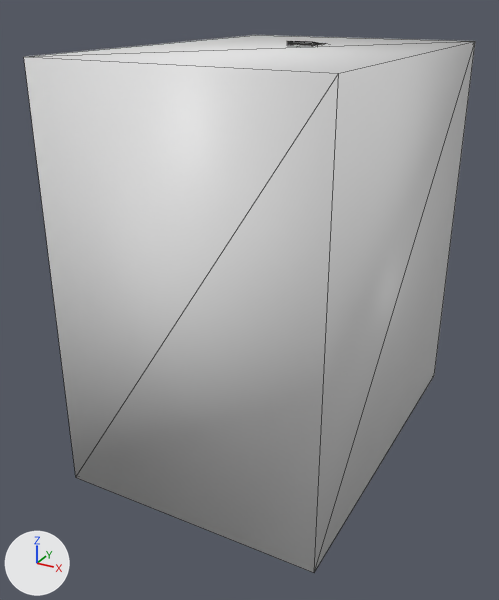
One commit to the glTF model assets/models/mascara.glb: the scene before it, then after it.
The view is the same before and after, from a 50 mm lens placed at (0.204, -0.404, 0.305), pointed at (-0.007, -0.022, 0.114). Lighting does not change. The marker at lower left points along +X, +Y and +Z. The first picture is the older version. Mesh edges are drawn as thin lines. Where no turn or scale is listed for an object, it has been applied to the vertices. Vertices at exactly the same position are counted once.

In view in the first picture: 'careta', 'mascara-colcaja'.
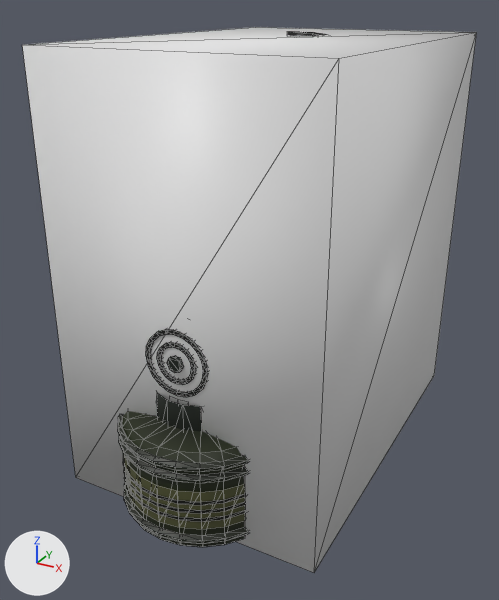
Commit message: Corrige la máscara: la careta atravesaba la válvula

The change, as a list of edits to the scene's bpy script:
```text
Change me_careta:
    used by ob_careta; location = (0.0, 0.0, 0.0)
    remove me_careta.from_pydata(...)  # 1030 vertices, 1974 faces; spans x -0.085..0.086, y -0.096..0.135, z 0.045..0.279
    add me_careta.from_pydata(...)  # 1030 vertices, 1974 faces; spans x -0.085..0.086, y -0.125..0.135, z 0.046..0.284
    me_careta part 1: the loose piece of 44 vertices spanning x -0.009..0.01, y 0.034..0.134, z 0.207..0.279 is moved by (0.0, 0.0, 0.006)
    me_careta part 2: 175 kept faces spanning x -0.067..0.064, y -0.125..0.133, z 0.055..0.21 get new vertex colours; the middle colour goes from dark grey #535852 to dark grey #585e57
    other edits to the shape of me_careta do not show in these pictures
Change me_mascara_colcaja:
    used by ob_mascara_colcaja; location = (0.0, 0.0, 0.0)
    remove me_mascara_colcaja.from_pydata(...)  # 8 vertices, 12 faces; spans x -0.09..0.09, y -0.12..0.14, z 0.0..0.276
    add me_mascara_colcaja.from_pydata(...)  # 8 vertices, 12 faces; spans x -0.09..0.09, y -0.12..0.14, z 0.0..0.282
    me_mascara_colcaja part 3: the whole mesh is scaled about the mesh origin by (1, 1, 1.02)
Change me_metal:
    used by ob_metal; location = (0.0, 0.0, 0.0)
    remove me_metal.from_pydata(...)  # 1083 vertices, 1640 faces; spans x -0.074..0.074, y -0.108..-0.001, z 0.0..0.232
    add me_metal.from_pydata(...)  # 1083 vertices, 1640 faces; spans x -0.075..0.075, y -0.147..-0.041, z 0.0..0.239
    me_metal part 4: the loose piece of 96 vertices spanning x -0.054..0.053, y -0.108..-0.001, z 0.008..0.014 is moved by (0.0, -0.04, 0.0)
    me_metal part 5: the loose piece of 96 vertices spanning x -0.054..0.053, y -0.108..-0.001, z 0.052..0.058 is moved by (0.0, -0.04, 0.0)
    me_metal part 6: the loose piece of 96 vertices spanning x -0.054..0.053, y -0.108..-0.001, z 0.06..0.066 is moved by (0.0, -0.04, 0.0)
    me_metal part 7: the loose piece of 48 vertices spanning x -0.052..0.049, y -0.106..-0.002, z 0.025..0.029 is moved by (0.0, -0.04, 0.0)
    me_metal part 8: the loose piece of 48 vertices spanning x -0.052..0.049, y -0.106..-0.002, z 0.031..0.036 is moved by (0.0, -0.04, 0.0)
    me_metal part 9: the loose piece of 48 vertices spanning x -0.052..0.049, y -0.106..-0.002, z 0.037..0.042 is moved by (0.0, -0.04, 0.0)
    me_metal part 10: the loose piece of 48 vertices spanning x -0.052..0.05, y -0.105..-0.002, z 0.019..0.046 is moved by (0.0, -0.04, 0.0)
    me_metal part 11: the loose piece of 146 vertices spanning x -0.051..0.051, y -0.105..-0.003, z 0.0..0.09 is moved by (0.0, -0.04, 0.0)
    me_metal part 12: the loose piece of 80 vertices spanning x -0.021..0.021, y -0.093..-0.09, z 0.093..0.135 is moved by (0.0, -0.028, 0.0)
    me_metal part 13: the loose piece of 80 vertices spanning x -0.013..0.013, y -0.093..-0.09, z 0.101..0.127 is moved by (0.0, -0.028, 0.0)
    me_metal part 14: the loose piece of 16 vertices spanning x -0.005..0.005, y -0.094..-0.09, z 0.109..0.119 is moved by (0.0, -0.028, 0.0)
    other edits to the shape of me_metal do not show in these pictures
```

What differs and where, as boxes [x1, y1, x2, y2] in the pictures (499 x 600 px; the box of a moved part takes in the faces that stretch with it):
'mascara-colcaja', rescaled
    before: [24, 35, 475, 573]
    after: [22, 27, 477, 573]
'metal', reshaped (not visible before)
    after: [118, 329, 248, 547]
'careta', reshaped (mostly hidden)
    before: [287, 41, 327, 46]
    after: [157, 31, 327, 431]
part 1 of me_careta, moved or reshaped (mostly hidden)
    before: [287, 41, 327, 46]
    after: [287, 31, 327, 36]
part 2 of me_careta, recoloured
    after: [157, 393, 202, 431]
part 4 of me_metal, moved or reshaped (not visible before)
    after: [124, 483, 248, 544]
part 5 of me_metal, moved or reshaped (not visible before)
    after: [119, 436, 248, 483]
part 6 of me_metal, moved or reshaped (not visible before)
    after: [118, 414, 248, 472]
part 7 of me_metal, moved or reshaped (not visible before)
    after: [124, 470, 246, 522]
part 8 of me_metal, moved or reshaped (not visible before)
    after: [124, 472, 246, 514]
part 9 of me_metal, moved or reshaped (not visible before)
    after: [123, 463, 246, 505]
part 10 of me_metal, moved or reshaped (not visible before)
    after: [123, 453, 245, 529]
part 11 of me_metal, moved or reshaped (not visible before)
    after: [122, 411, 244, 547]
part 12 of me_metal, moved or reshaped (not visible before)
    after: [146, 329, 208, 397]
part 13 of me_metal, moved or reshaped (not visible before)
    after: [157, 342, 196, 385]
part 14 of me_metal, moved or reshaped (not visible before)
    after: [167, 356, 184, 373]
